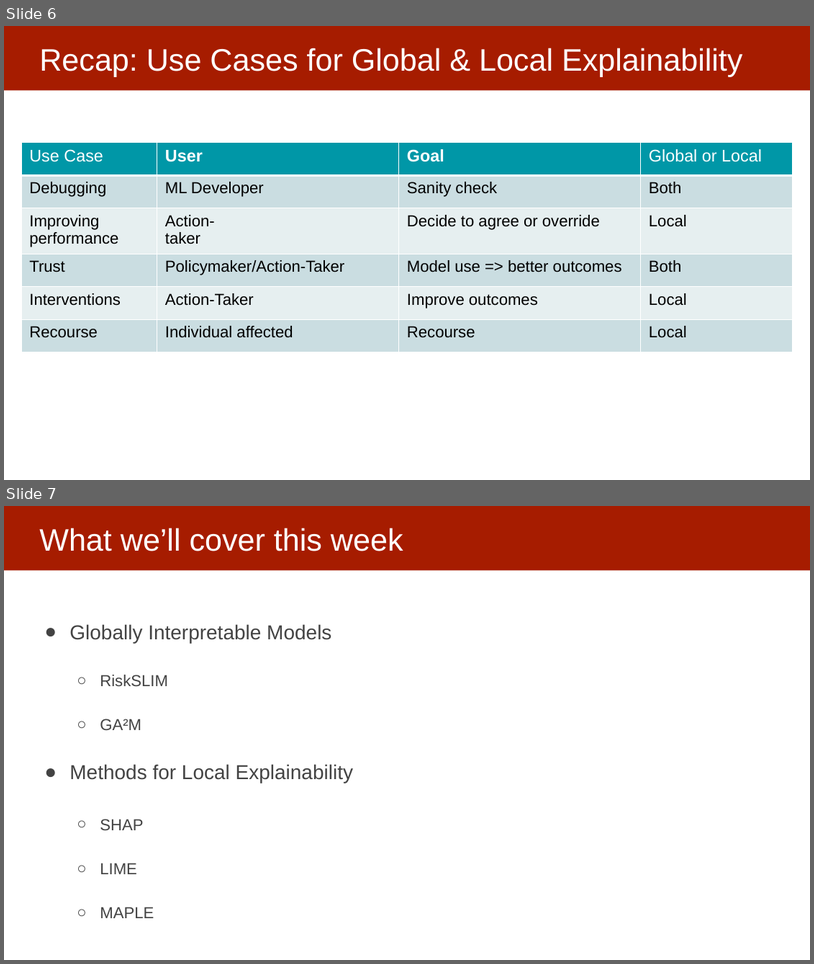
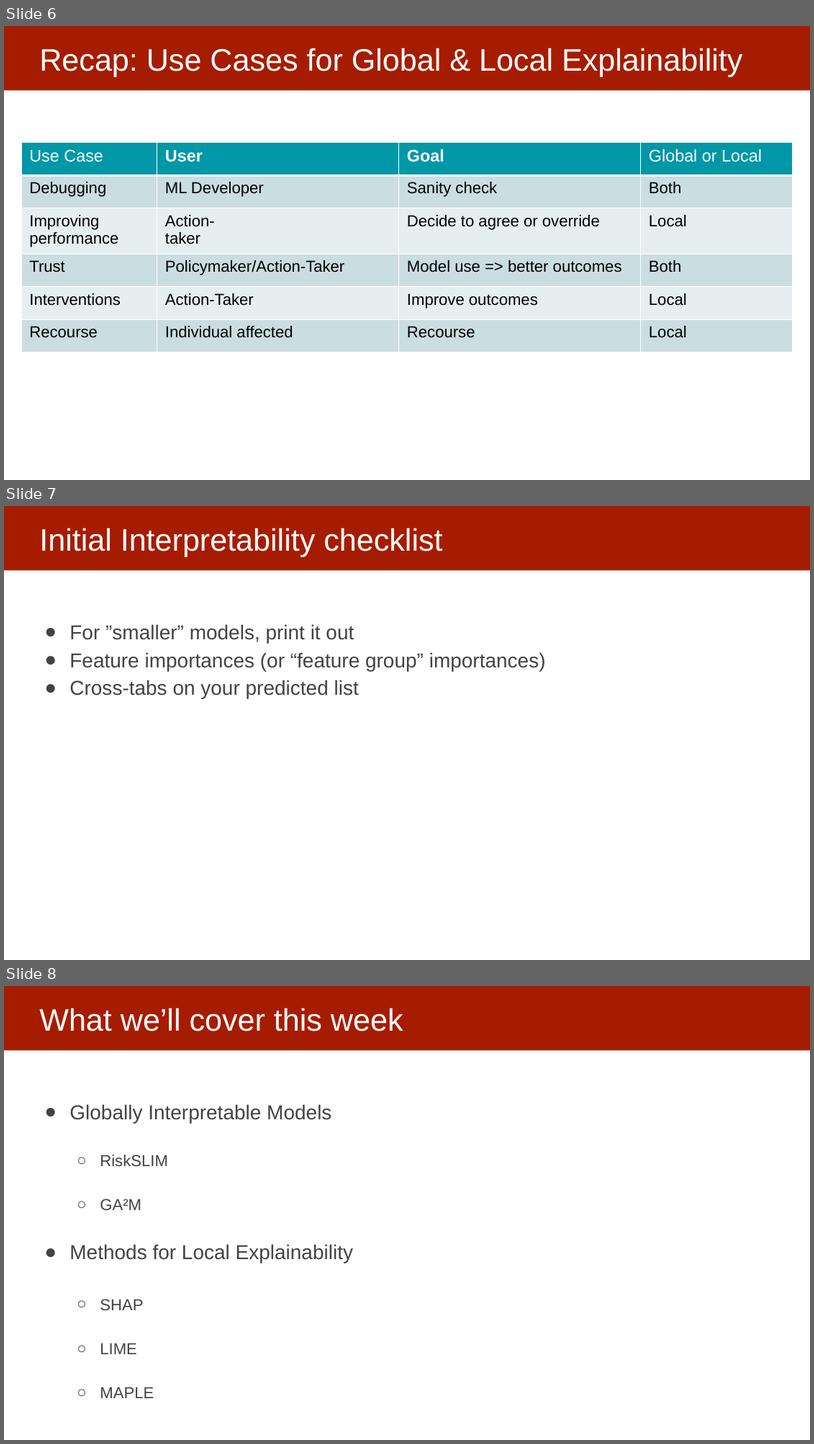
Before and after one commit to dssg/mlforpublicpolicylab, a slide deck: 11 - Model Interpretability Pt 2/Interpretability part 2.pptx. Shown one above the other, each under a label of ours: slides 6 and 7 before the commit, slides 6, 7 and 8 after it. The pictures are 814x964 and 814x1444 pixels, drawn with LibreOffice and Linux fonts; fonts in the diff are those of the drawing. Boxes give left, top, right and bottom in pixels: in the first picture for what was removed or moved away, otherwise in the second. Text is boxed around its words. In the diff, an @@ line names an element or a change of style, - is before the commit and + after.

```diff
--- a/11 - Model Interpretability Pt 2/Interpretability part 2.pptx
+++ b/11 - Model Interpretability Pt 2/Interpretability part 2.pptx
@@ slide 7 added at box(4, 506, 810, 960), background #FFFFFF; not listed: 1 template element that a slide beside it also shows @@
@@ title added at box(39, 528, 442, 556), 37 pt, text #FFFFFF @@
+Initial Interpretability checklist
@@ text added at box(70, 624, 546, 698), 24 pt, text #434343 @@
+● For ”smaller” models, print it out
+● Feature importances (or “feature group” importances)
+● Cross-tabs on your predicted list
@@ what was slide 7 is now slide 8 @@
```
Also in this commit, not shown: 2 slides changed.
